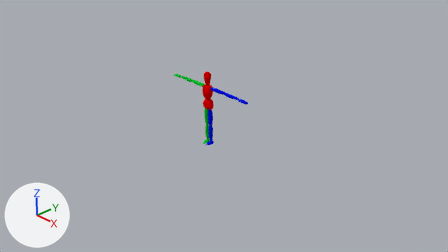
The Blender file Blender/monster.blend as it was, and as the next commit left it.
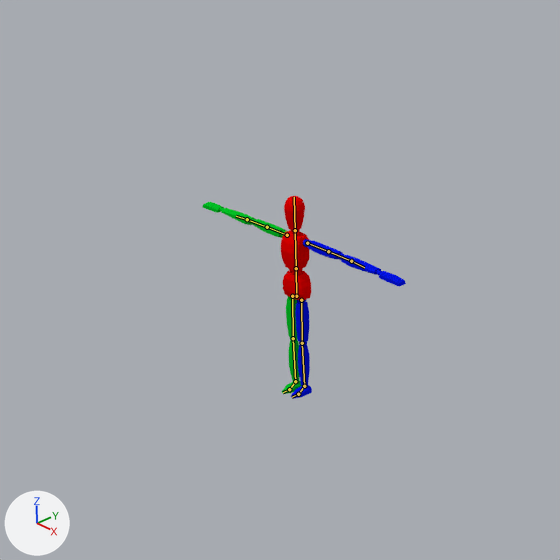
Old and new are each drawn from the file's camera 'Camera' and again close up on the part from 22% to 68% of the width and 0% to 81% of the height. The axes (+X, +Y, +Z) are drawn at lower left. The lights are the same throughout. The bones that bend it are drawn over the model as lines in the close-ups.
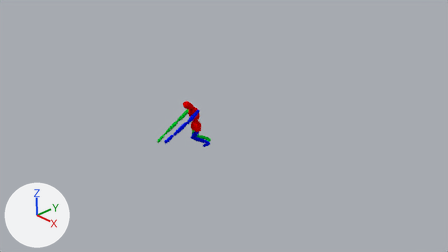
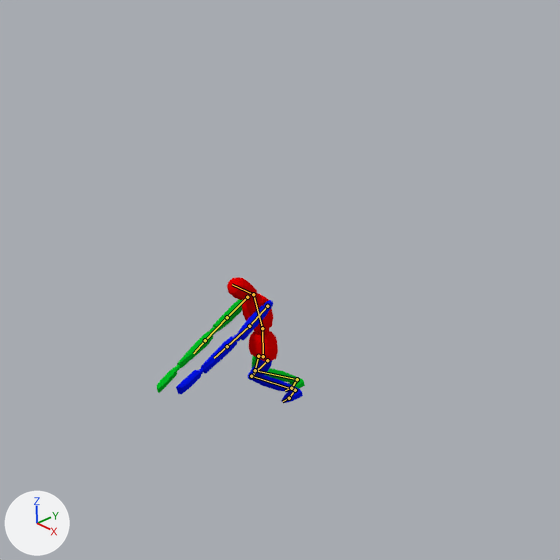
The newer file adds an action. The first version stands in its rest pose; the second is drawn at frame 24 of the action 'Kill'.

Pixel boxes [x1, y1, x2, y2] of what changed, in the close-ups (560 x 560 px):
'Cube', posed (27% narrower, 38% shorter): before [202, 196, 406, 399]; after [157, 277, 305, 403]
bone 'Hip', root to tip: before (296, 296) to (296, 268); after (263, 356) to (262, 328)
bone 'Spine', root to tip: before (296, 268) to (295, 230); after (262, 328) to (253, 294)
bone 'Head', root to tip: before (295, 230) to (294, 197); after (253, 294) to (232, 284)
bone 'Upper Arm.L', root to tip: before (307, 243) to (328, 251); after (267, 306) to (249, 326)
bone 'Lower Arm.L', root to tip: before (328, 251) to (351, 261); after (249, 326) to (227, 346)
bone 'Upper Arm.R', root to tip: before (287, 235) to (267, 227); after (247, 297) to (227, 317)
bone 'Foot.R', root to tip: before (295, 381) to (289, 389); after (297, 379) to (291, 388)
bone 'Toes.R', root to tip: before (289, 389) to (283, 392); after (291, 388) to (285, 390)

The change in detail:
Bone 'Hip' (bone_hip) moves from (0.0, 0.0, 0.0) to (0.109, -0.341, 0.469).
Bone 'Hip' (bone_hip) turns from (0, 0, 0) to (-2, 0, 0) degrees about its own x, y and z.
Bone 'Spine' (bone_spine) turns from (0, 0, 0) to (16, 0, 0) degrees about its own x, y and z.
Bone 'Head' (bone_head) turns from (0, 0, 0) to (40, 9, 0) degrees about its own x, y and z.
Bone 'Upper Arm.L' (bone_upper_arm_l) turns from (0, 0, 0) to (85, -11, -91) degrees about its own x, y and z.
Bone 'Lower Arm.L' (bone_lower_arm_l) turns from (0, 0, 0) to (1, 0, -4) degrees about its own x, y and z.
Bone 'Upper Arm.R' (bone_upper_arm_r) turns from (0, 0, 0) to (81, -7, 62) degrees about its own x, y and z.
Bone 'Foot.R' (bone_foot_r) turns from (0, 0, 0) to (-4, 0, 0) degrees about its own x, y and z.
Bone 'Toes.R' (bone_toes_r) turns from (0, 0, 0) to (7, 0, 0) degrees about its own x, y and z.
Bone 'Leg IK.L' (bone_leg_ik_l) moves from (0.0, 0.0, 0.0) to (0.0, -0.106, 0.003).
Bone 'Leg IK.R' (bone_leg_ik_r) moves from (0.0, 0.0, 0.0) to (0.0, 0.016, 0.011).
